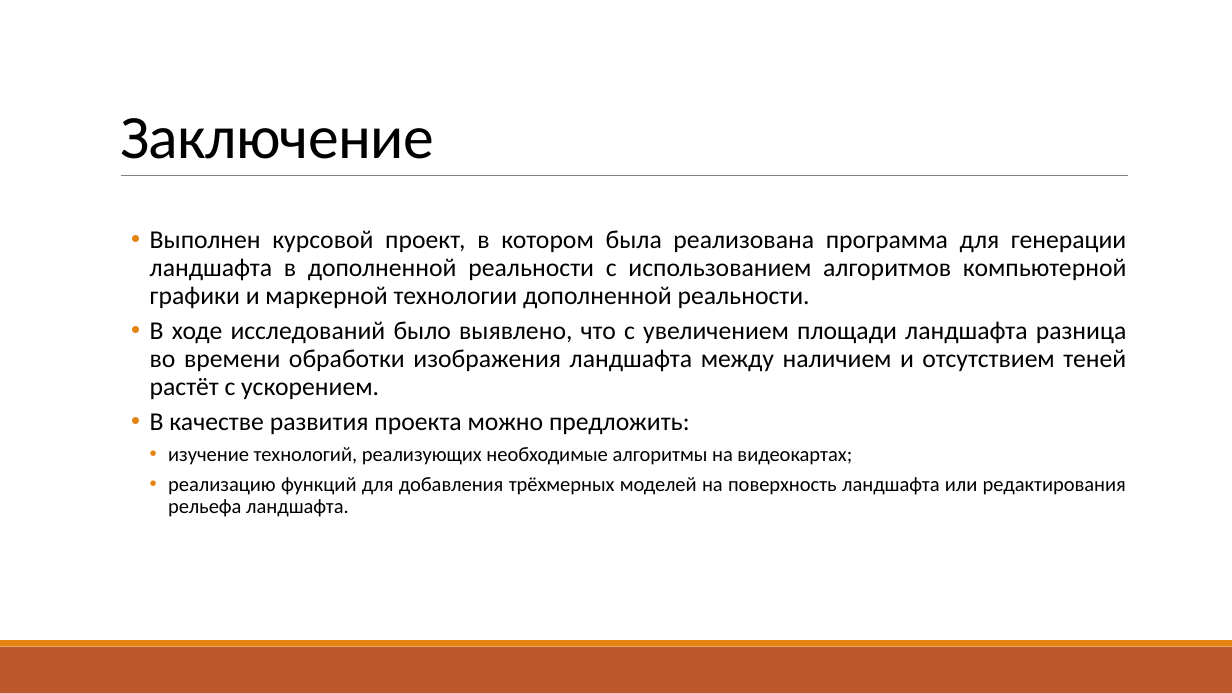
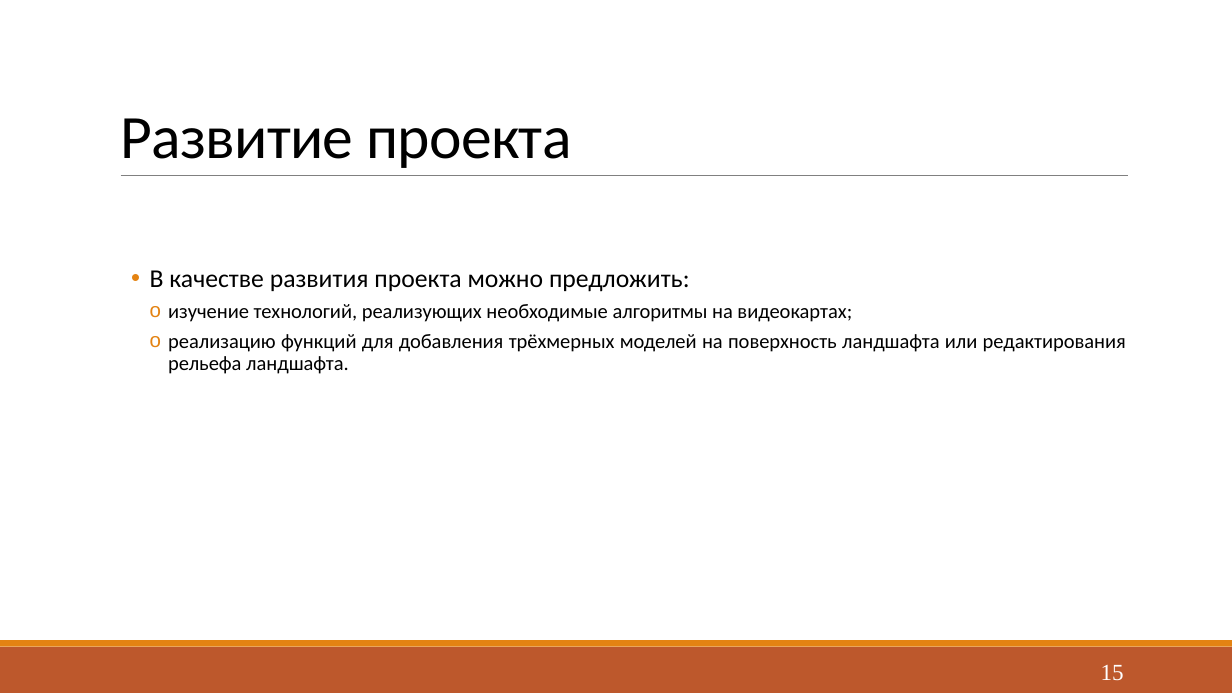
Before and after one commit to Yokud/CGCourseWork, a slide deck: slide 15 of docs/rpz/Presentation.pptx. Drawn at 1232x693 pixels with LibreOffice and Linux fonts; fonts in the diff are those of the drawing. Boxes give left, top, right and bottom in pixels: in the first picture for what was removed or moved away, otherwise in the second. Text is boxed around its words. In the diff, an @@ line names an element or a change of style, - is before the commit and + after.

```diff
--- a/docs/rpz/Presentation.pptx
+++ b/docs/rpz/Presentation.pptx
@@ title at (x1=120, y1=118, x2=572, y2=168): text changed @@
-Заключение
+Развитие проекта
@@ text at (x1=150, y1=230, x2=1127, y2=399): paragraphs removed @@
-  • Выполнен курсовой проект, в котором была реализована программа для генерации ландшафта в дополненной реальности с использованием алгоритмов компьютерной графики и маркерной технологии дополненной реальности.
-  • В ходе исследований было выявлено, что с увеличением площади ландшафта разница во времени обработки изображения ландшафта между наличием и отсутствием теней растёт с ускорением.
@@ text at (x1=168, y1=304, x2=1126, y2=374): bullet • to o @@
@@ page number added at (x1=1101, y1=665, x2=1124, y2=681), 18 pt, text #FFFFFF @@
+15
```
Also in this commit, not shown: 8 other slides changed, 6 slides added, 6 slides removed, 4 other files.
